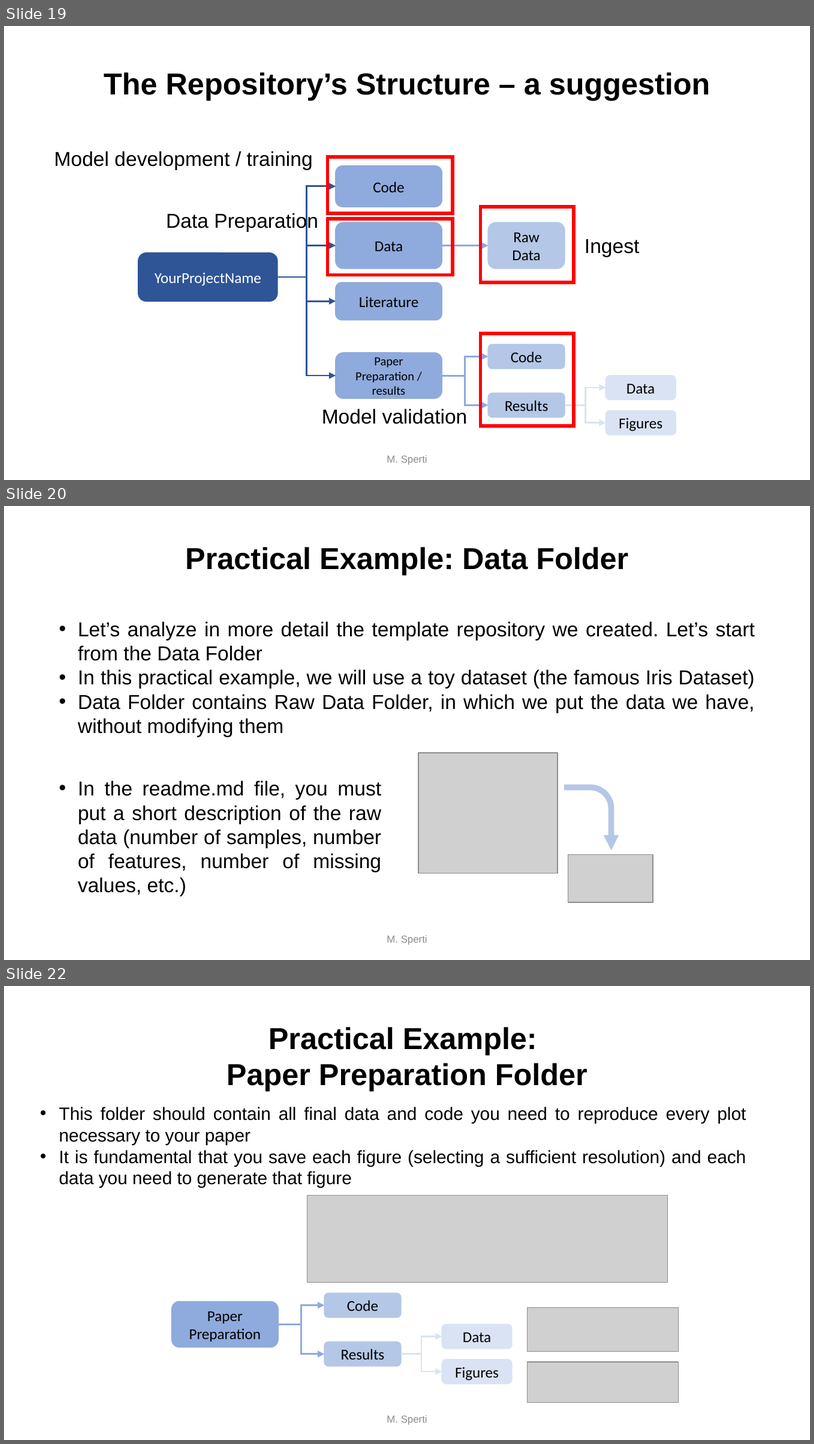
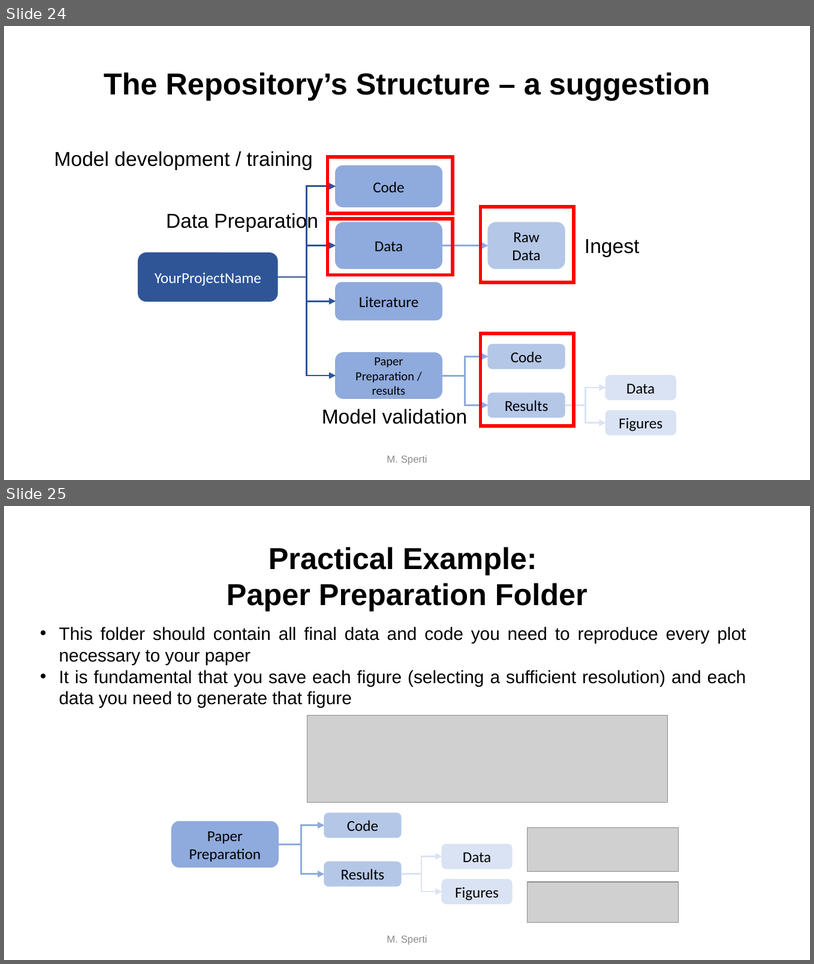
Before and after one commit to toelt-llc/MACHINE-LEARNING-SCHOOL-INAF, a slide deck: DAY1/04 - Introduction to python and scikit-learn/Introduction Python and Scikit-learn.pptx. Shown one above the other, each under a label of ours: slides 19, 20 and 22 before the commit, slides 24 and 25 after it; the slides between them are not shown. The pictures are 814x1444 and 814x964 pixels, drawn with LibreOffice and Linux fonts; fonts in the diff are those of the drawing; grey boxes stand for pictures; background and template pictures are left out. Boxes give left, top, right and bottom in pixels: in the first picture for what was removed or moved away, otherwise in the second. Text is boxed around its words. In the diff, an @@ line names an element or a change of style, - is before the commit and + after.

```diff
--- a/DAY1/04 - Introduction to python and scikit-learn/Introduction Python and Scikit-learn.pptx
+++ b/DAY1/04 - Introduction to python and scikit-learn/Introduction Python and Scikit-learn.pptx
@@ slide 20 removed at <box>4,506,810,960</box>, background #FFFFFF @@
@@ text removed at <box>185,547,629,574</box> @@
-Practical Example: Data Folder
@@ text removed at <box>78,621,755,736</box> @@
-• Let’s analyze in more detail the template repository we created. Let’s start from the Data Folder
-• In this practical example, we will use a toy dataset (the famous Iris Dataset)
-• Data Folder contains Raw Data Folder, in which we put the data we have, without modifying them
@@ picture removed at <box>419,753,558,873</box> @@
@@ text removed at <box>78,780,381,896</box> @@
-• In the readme.md file, you must put a short description of the raw data (number of samples, number of features, number of missing values, etc.)
@@ bent arrow removed at <box>565,784,618,849</box> @@
@@ picture removed at <box>569,855,653,902</box> @@
@@ text removed at <box>387,935,428,945</box> @@
-M. Sperti
@@ what was slide 19 is now slide 24 @@
@@ what was slide 22 is now slide 25 @@
```
Also in this commit, not shown: 4 slides changed, 7 slides added, 3 other slides removed, 6 other files.
